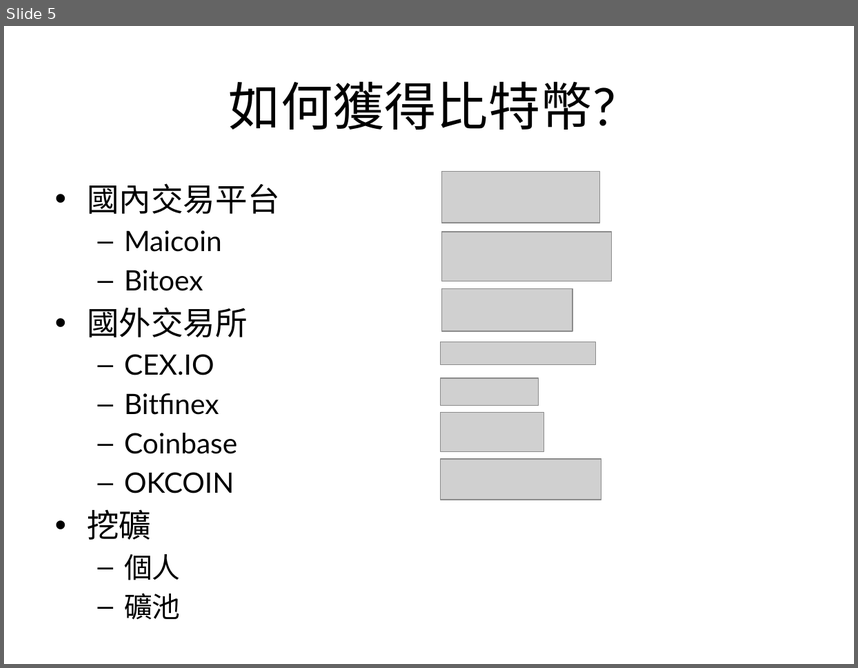
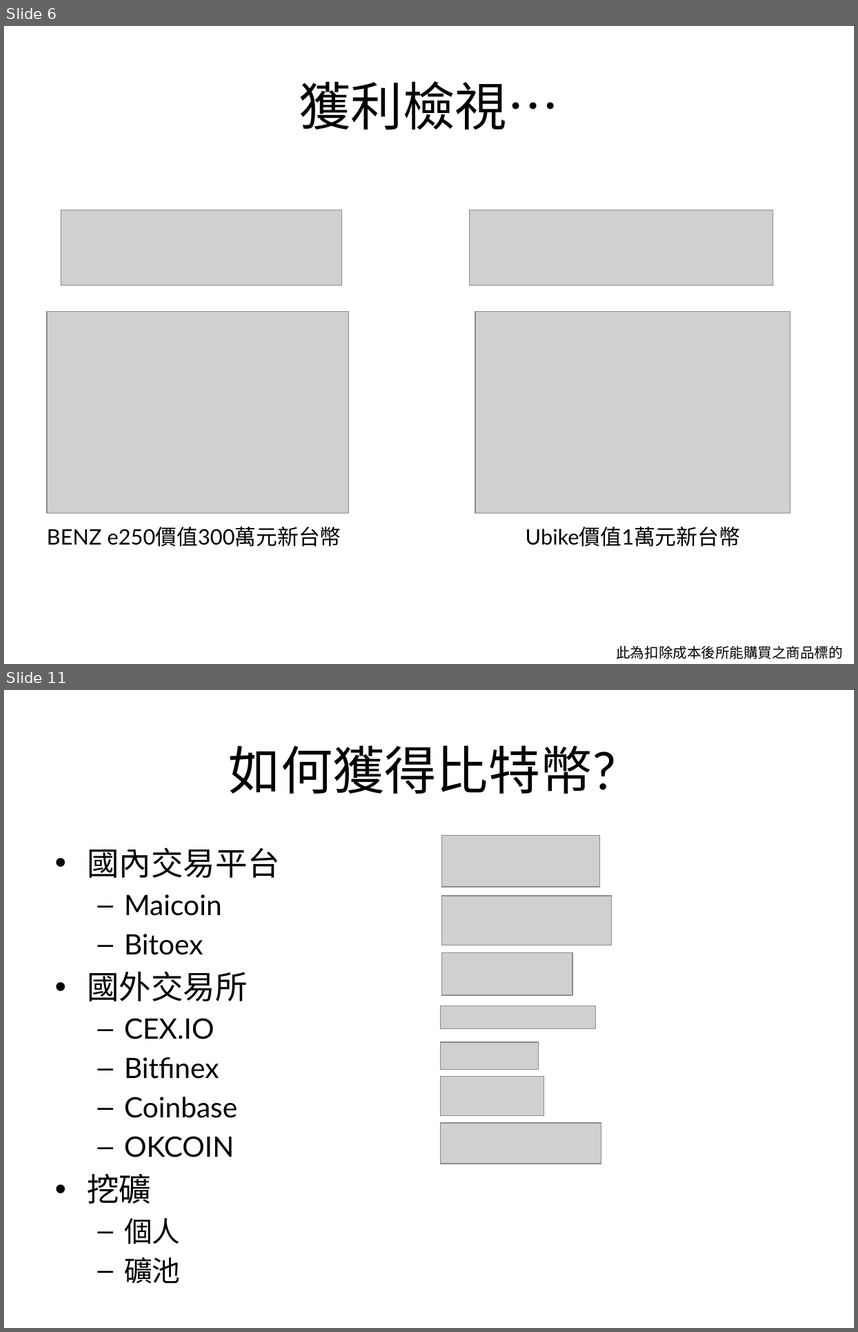
Before and after one commit to bailantaotao/bitcoin-speech, a slide deck: bitcoin.pptx. Shown one above the other, each under a label of ours: slide 5 before the commit, slides 6 and 11 after it; the slides between them are not shown. The pictures are 858x668 and 858x1332 pixels, drawn with LibreOffice and Linux fonts; fonts in the diff are those of the drawing; grey boxes stand for pictures. Boxes give left, top, right and bottom in pixels: in the first picture for what was removed or moved away, otherwise in the second. Text is boxed around its words. In the diff, an @@ line names an element or a change of style, - is before the commit and + after.

```diff
--- a/bitcoin.pptx
+++ b/bitcoin.pptx
@@ slide 6 added at (4, 26, 854, 664), background #FFFFFF @@
@@ title added at (299, 81, 559, 129), 44 pt, text #000000 @@
+獲利檢視…
@@ picture added at (61, 210, 342, 286) @@
@@ picture added at (469, 210, 773, 286) @@
@@ picture added at (47, 312, 348, 513) @@
@@ picture added at (475, 312, 791, 513) @@
@@ text added at (47, 526, 341, 546), 18 pt, text #000000 @@
+BENZ e250價值300萬元新台幣
@@ text added at (526, 526, 740, 546), 18 pt, text #000000 @@
+Ubike價值1萬元新台幣
@@ text added at (616, 645, 842, 659), 12 pt, text #000000 @@
+此為扣除成本後所能購買之商品標的
@@ what was slide 5 is now slide 11 @@
```
Also in this commit, not shown: 4 slides changed, 13 other slides added, 4 slides removed.
